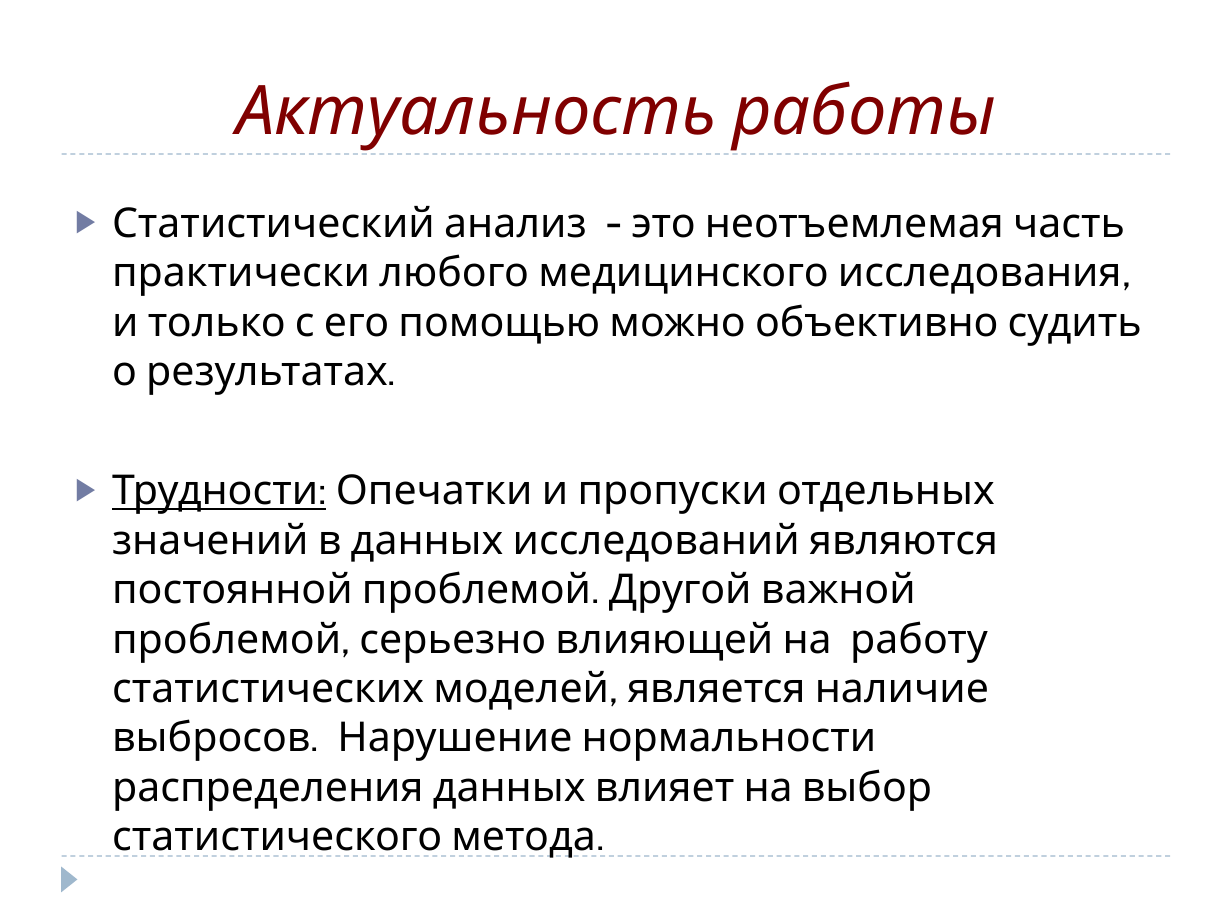
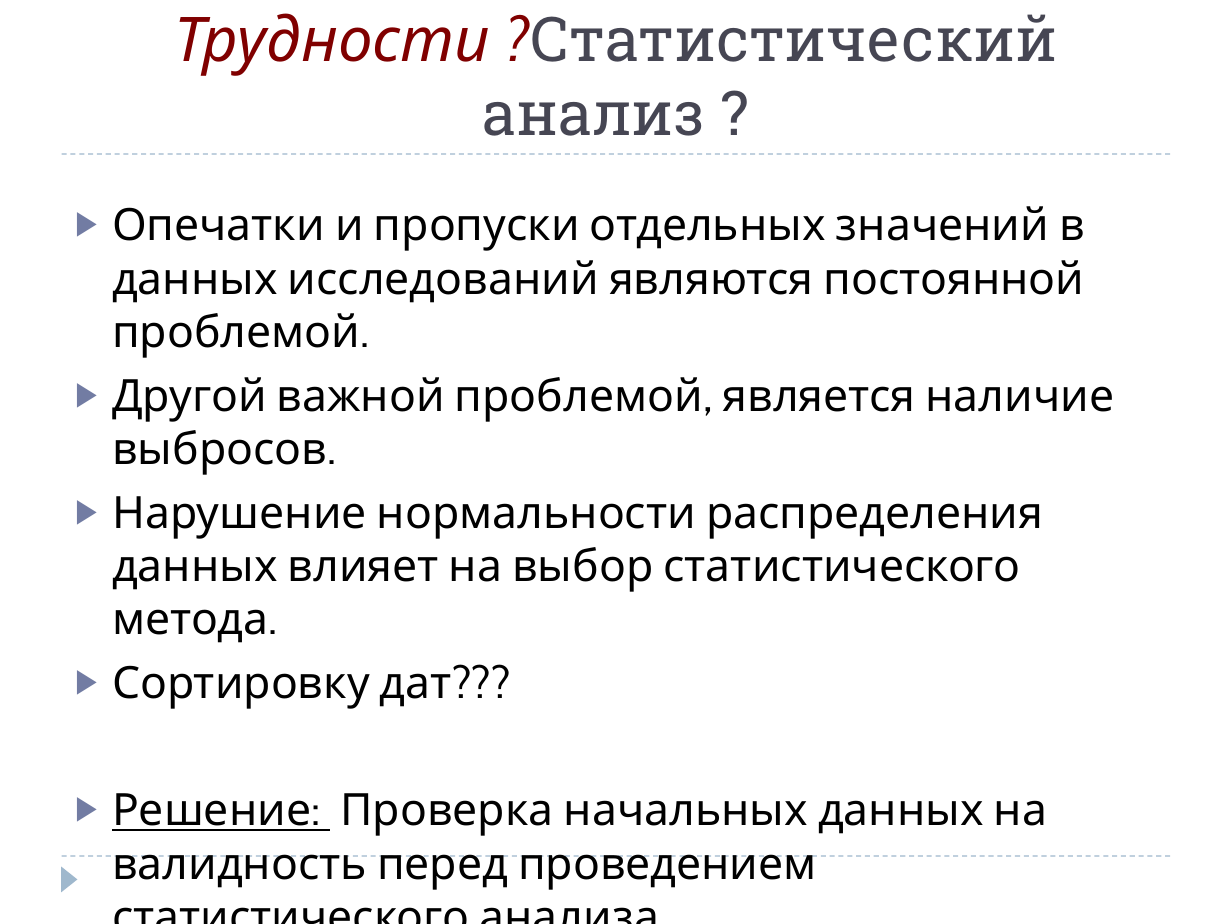
Before and after one commit to SophieKoshkareva/Article, a slide deck: slide 4 of Diploma_Koshkareva.pptx (slide 3 before the commit). Drawn at 1232x924 pixels with LibreOffice and Linux fonts; fonts in the diff are those of the drawing. Boxes give left, top, right and bottom in pixels: in the first picture for what was removed or moved away, otherwise in the second. Text is boxed around its words. In the diff, an @@ line names an element or a change of style, - is before the commit and + after.

```diff
--- a/Diploma_Koshkareva.pptx
+++ b/Diploma_Koshkareva.pptx
@@ title at (175, 13, 1057, 136): text changed; size 40 to 36 pt; font Cabin to Roboto Slab; text colour #800000 to #464653; italic off @@
-Актуальность работы
+Трудности ?Статистический анализ ?
@@ text at (112, 206, 1115, 709): text changed; size 24.1 to 26 pt @@
-▶ Статистический анализ - это неотъемлемая часть практически любого медицинского исследования, и только с его помощью можно объективно судить о результатах.
-▶ Трудности: Опечатки и пропуски отдельных значений в данных исследований являются постоянной проблемой. Другой важной проблемой, серьезно влияющей на работу статистических моделей, является наличие выбросов. Нарушение нормальности распределения данных влияет на выбор статистического метода.
+▶ Опечатки и пропуски отдельных значений в данных исследований являются постоянной проблемой.
+▶ Другой важной проблемой, является наличие выбросов.
+▶ Нарушение нормальности распределения данных влияет на выбор статистического метода.
+▶ Сортировку дат???
@@ text at (112, 793, 1047, 890): size 24.1 to 26 pt in "Решение: Проверка начальных данных на валидность перед ..." @@
```
Also in this commit, not shown: 4 other slides changed, 1 other file.
